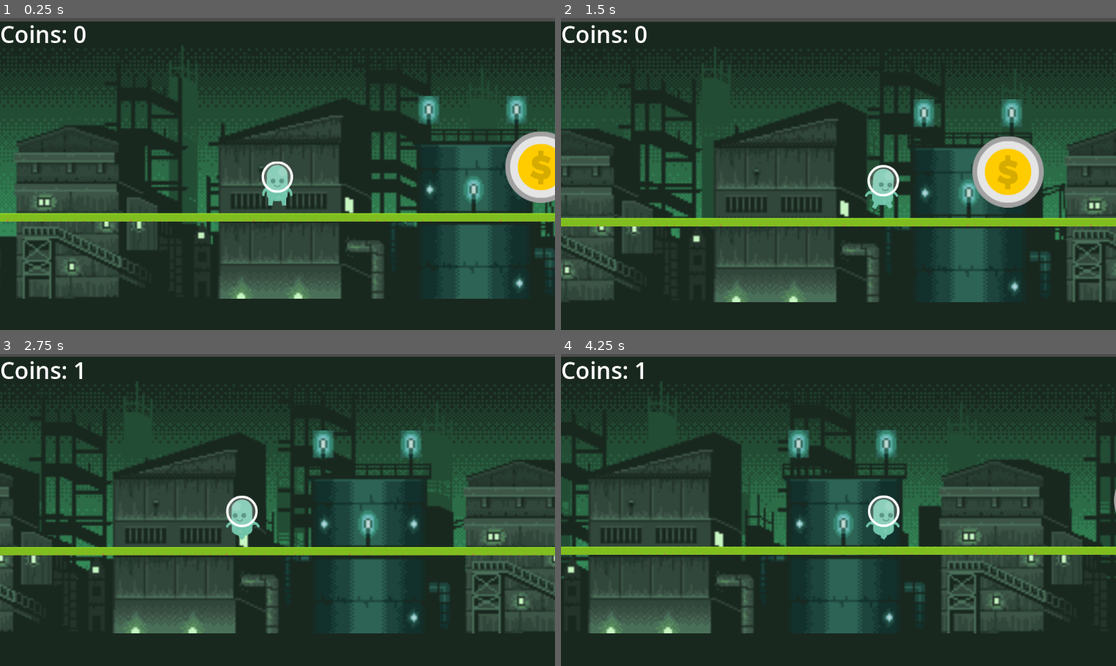
Above: before the commit, frames 1-4 (two rows, left to right).
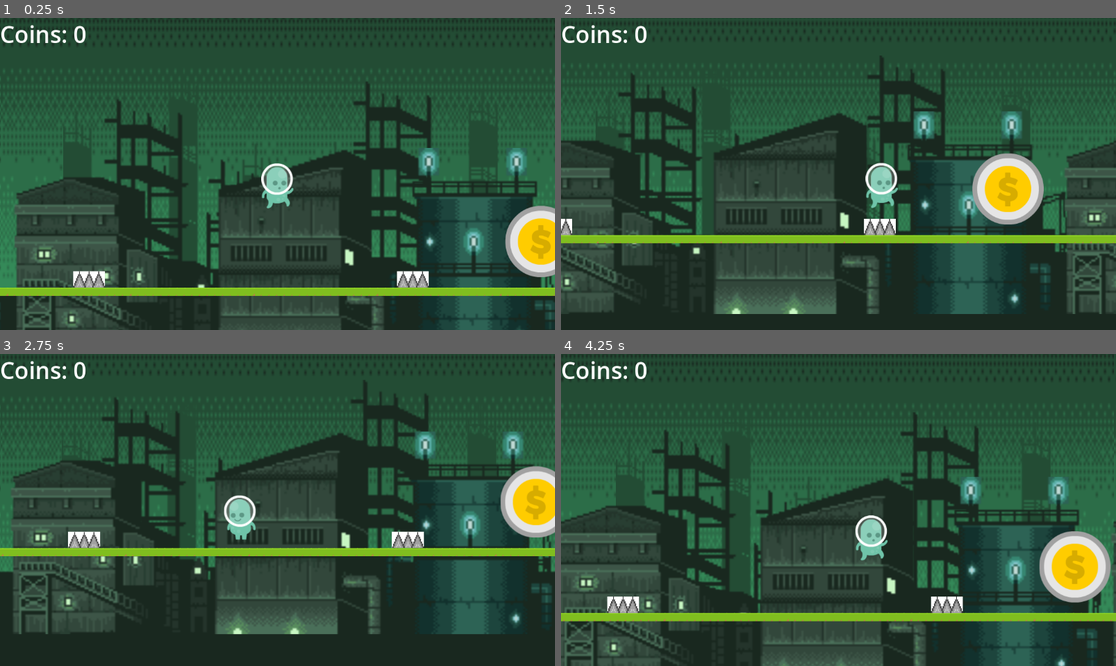
Above: after the commit, the same moments.

Repository: PietPadda/godot-2d-platformer
Game: Godot game, scene res://main.tscn
The game is run twice, just before and just after one commit, with the same random seed, the same clock (stepped at 60 frames per second) and the same inputs.
Inputs:
- Up to frame 1 (0.25 s): no input
- Up to frame 2 (1.5 s): tap Enter (ui_accept) at 0.5, 0.77 s; hold Right (ui_right) from 0.53 s (still down)
- Up to frame 3 (2.75 s): tap Enter (ui_accept) at 1.52 s; release Right (ui_right) at 2.03 s; hold Left (ui_left) from 2.03 s (still down)
- Up to frame 4 (4.25 s): release Left (ui_left) at 2.78 s; hold Right (ui_right) from 2.78 s (still down); tap Enter (ui_accept) at 3.02, 3.77 s

The runs differ from the first frame. In frame 1, 55% of the frame differs, in the area x 0-100%, y 0-100%; in frame 2, 42%; in frame 3, 57%; in frame 4, 61%.

Commit message:
feat(hazard): add spikes that reset level on player death

Diff:
--- a/godot-2d-platformer/game_events.gd
+++ b/godot-2d-platformer/game_events.gd
@@ -1,4 +1,5 @@
 extends Node
 
-# any part of the game can emit this signal when a coin is collected.
+# global signals
 signal coin_collected
+signal player_died
--- a/godot-2d-platformer/main.tscn
+++ b/godot-2d-platformer/main.tscn
@@ -8,6 +8,7 @@
 [ext_resource type="Texture2D" uid="uid://br330sdu37kjv" path="res://assets/background/skill-desc_0000_foreground.png" id="6_272bh"]
 [ext_resource type="PackedScene" uid="uid://cydlunpgt04s7" path="res://collectibles/coin.tscn" id="7_272bh"]
 [ext_resource type="PackedScene" uid="uid://b0in6ytgwo8rc" path="res://assets/items/ui/ui.tscn" id="8_5vw27"]
+[ext_resource type="PackedScene" uid="uid://ds4jwcbbvo713" path="res://traps/spikes.tscn" id="9_kek77"]
 
 [sub_resource type="TileSetAtlasSource" id="TileSetAtlasSource_h2yge"]
 texture = ExtResource("2_0xm2m")
@@ -2888,7 +2889,7 @@
 [node name="Node2D" type="Node2D"]
 
 [node name="Player" parent="." instance=ExtResource("1_ig7tw")]
-position = Vector2(557, 247)
+position = Vector2(557, 92)
 
 [node name="TlleMap" type="TileMapLayer" parent="."]
 position = Vector2(-3, 0)
@@ -2903,18 +2904,18 @@
 
 [node name="Sprite2D" type="Sprite2D" parent="ParallaxBackground/ParallaxLayer"]
 position = Vector2(576, 324)
-scale = Vector2(4.23529, 4.05)
+scale = Vector2(4.235, 8)
 texture = ExtResource("3_h2yge")
 
 [node name="Sprite2D2" type="Sprite2D" parent="ParallaxBackground/ParallaxLayer"]
 position = Vector2(576, 324)
-scale = Vector2(4.23529, 4.05)
+scale = Vector2(4.235, 8)
 texture = ExtResource("3_h2yge")
 offset = Vector2(-544, 0)
 
 [node name="Sprite2D3" type="Sprite2D" parent="ParallaxBackground/ParallaxLayer"]
 position = Vector2(576, 324)
-scale = Vector2(4.23529, 4.05)
+scale = Vector2(4.235, 8)
 texture = ExtResource("3_h2yge")
 offset = Vector2(544, 0)
 
@@ -2994,3 +2995,15 @@
 position = Vector2(1770, 240)
 
 [node name="Ui" parent="." instance=ExtResource("8_5vw27")]
+
+[node name="Spikes" parent="." instance=ExtResource("9_kek77")]
+position = Vector2(166, 319)
+
+[node name="Spikes2" parent="." instance=ExtResource("9_kek77")]
+position = Vector2(-453, 319)
+
+[node name="Spikes3" parent="." instance=ExtResource("9_kek77")]
+position = Vector2(1453, 319)
+
+[node name="Spikes4" parent="." instance=ExtResource("9_kek77")]
+position = Vector2(838, 319)
--- a/godot-2d-platformer/player/player.gd
+++ b/godot-2d-platformer/player/player.gd
@@ -37,3 +37,13 @@
 
 	# func that moves the char
 	move_and_slide()
+
+# called on node entering scene
+func _ready():
+	# link on_player_died func to global signal
+	GameEvents.player_died.connect(on_player_died)
+
+# player dead
+func on_player_died():
+	# restart by reload current scene
+	get_tree().reload_current_scene()
--- /dev/null
+++ b/godot-2d-platformer/traps/spikes.gd
@@ -0,0 +1,7 @@
+extends Area2D
+
+# run when body touches spikes
+func _on_body_entered(body: Node2D) -> void:
+	# player check
+	if body.name == "Player": # node name, groups are better
+		GameEvents.player_died.emit() # emit global signal
--- /dev/null
+++ b/godot-2d-platformer/traps/spikes.tscn
@@ -0,0 +1,19 @@
+[gd_scene load_steps=4 format=3 uid="uid://ds4jwcbbvo713"]
+
+[ext_resource type="Script" uid="uid://bketqkjrft8vl" path="res://traps/spikes.gd" id="1_0ydty"]
+[ext_resource type="Texture2D" uid="uid://cvf60b04uh55q" path="res://assets/traps/spikes.png" id="1_r2o62"]
+
+[sub_resource type="RectangleShape2D" id="RectangleShape2D_r2o62"]
+size = Vector2(66, 34)
+
+[node name="Spikes" type="Area2D"]
+script = ExtResource("1_0ydty")
+
+[node name="Sprite2D" type="Sprite2D" parent="."]
+scale = Vector2(0.2, 0.2)
+texture = ExtResource("1_r2o62")
+
+[node name="CollisionShape2D" type="CollisionShape2D" parent="."]
+shape = SubResource("RectangleShape2D_r2o62")
+
+[connection signal="body_entered" from="." to="." method="_on_body_entered"]
Binary file added: godot-2d-platformer/assets/traps/spikes.png
Not shown: 1 places in godot-2d-platformer/main.tscn that only renumber resources
Not shown, added: godot-2d-platformer/traps/spikes.gd.uid
